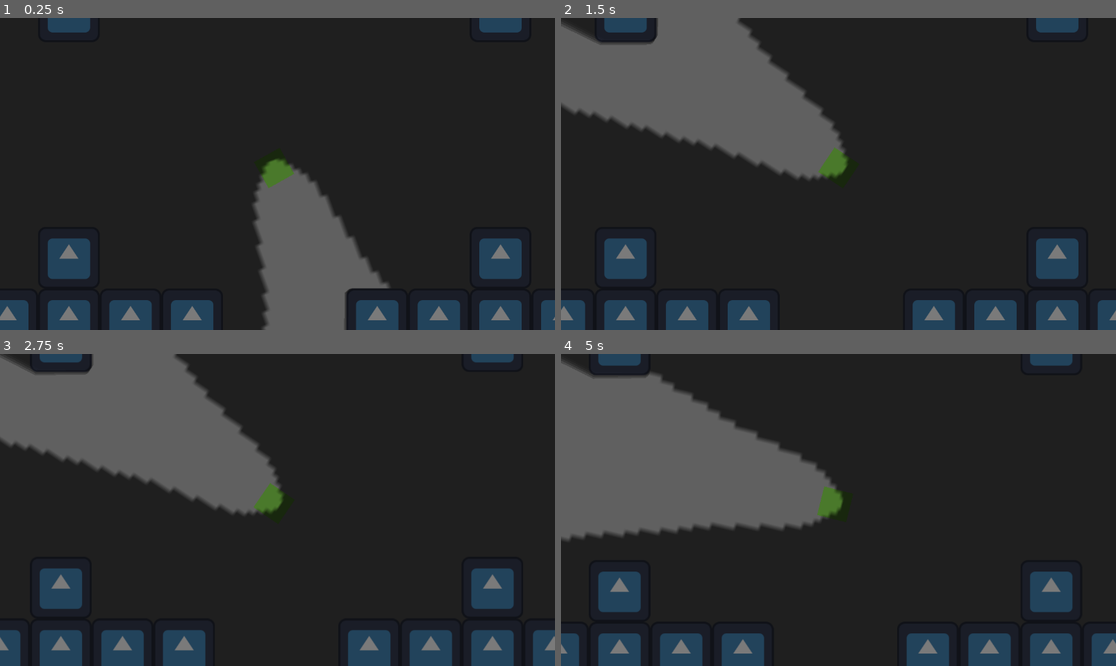
Above: before the commit, frames 1-4 (two rows, left to right).
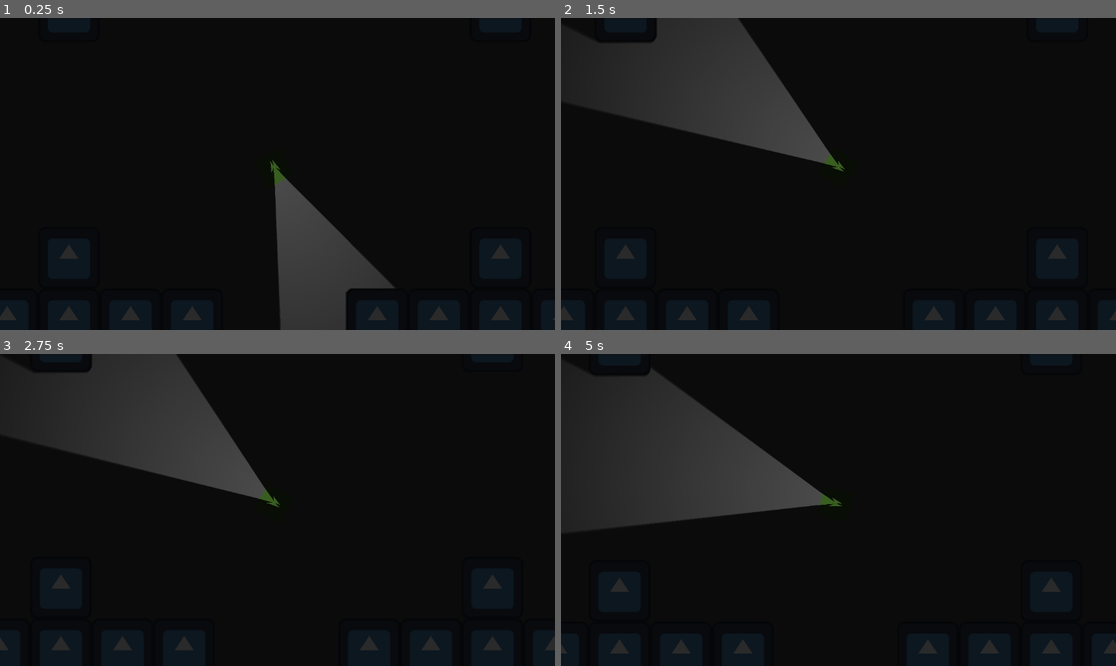
Above: after the commit, the same moments.

Repository: delaitaris/top-down-movement-game
Game: Godot game, scene res://scenes/game.tscn
Two runs of this game, one before a commit and one after it. Both use one fixed random seed, a clock stepped at 60 frames per second and the inputs below. The engine's default icon, where the game draws it, is replaced by a stand-in: a white triangle on a blue panel in a dark square.
Inputs (mouse positions are in pixels of both pictures, inside the frame that each line leads up to):
- Up to frame 1 (0.25 s): no input
- Up to frame 2 (1.5 s): tap Enter at 0.5 s; move the mouse to (749, 105) at 0.52 s; tap A (a) at 0.6 s; click (749, 105) at 0.67 s; tap D (d) at 0.8, 1.35 s; move the mouse to (749, 105) at 1.27 s; click (749, 105) at 1.42 s
- Up to frame 3 (2.75 s): tap S (s) at 1.55, 2.1 s; move the mouse to (188, 444) at 2.02 s; click (188, 444) at 2.17 s; tap W (w) at 2.3 s
- Up to frame 4 (5 s): move the mouse to (749, 441) at 2.77 s; tap W (w) at 2.85 s; click (749, 441) at 2.92 s; tap A (a) at 3.05, 3.6 s; move the mouse to (1005, 556) at 3.52 s; click (1005, 556) at 3.67 s; tap D (d) at 3.8, 4.35 s; move the mouse to (672, 463) at 4.27 s; click (672, 463) at 4.42 s; tap S (s) at 4.55 s

The runs differ from the first frame. In frame 1, 23% of the frame differs, in the area x 0-100%, y 0-100%; in frame 2, 31%; in frame 3, 32%; in frame 4, 34%.

Commit message:
lighting is finished
i might come back to it later with stuff like NVG and a better light, but hey, it's good so far. now time to start on the arduous, hellish, backbreaking task of guns.

Diff:
--- a/scenes/character.tscn
+++ b/scenes/character.tscn
@@ -4,7 +4,6 @@
 [ext_resource type="Texture2D" uid="uid://dvk7n6vvo4tlf" path="res://sprites/movement game player sprites.png" id="2_dp8ca"]
 [ext_resource type="Script" uid="uid://b4l0iga6446an" path="res://scripts/animated_sprite_2d.gd" id="3_0lw5n"]
 [ext_resource type="Script" uid="uid://cuyaapx2vxu13" path="res://scripts/camera_2d.gd" id="3_px5sl"]
-[ext_resource type="Texture2D" uid="uid://cggephp5thlko" path="res://sprites/better flashlight.png" id="5_dp8ca"]
 
 [sub_resource type="AtlasTexture" id="AtlasTexture_0lw5n"]
 atlas = ExtResource("2_dp8ca")
@@ -47,6 +46,18 @@
 
 [sub_resource type="CircleShape2D" id="CircleShape2D_e2o6t"]
 radius = 30.565504
+
+[sub_resource type="Gradient" id="Gradient_my7n2"]
+colors = PackedColorArray(1, 1, 1, 1, 0, 0, 0, 1)
+
+[sub_resource type="GradientTexture2D" id="GradientTexture2D_dp8ca"]
+gradient = SubResource("Gradient_my7n2")
+fill = 1
+fill_from = Vector2(0.50438595, 0.50438595)
+fill_to = Vector2(0.80701756, 0.17105263)
+
+[sub_resource type="OccluderPolygon2D" id="OccluderPolygon2D_dp8ca"]
+polygon = PackedVector2Array(-18, -2, -18, 1, 38.000015, 19.999985, 38.000015, 15.999985, -4, 0, 38, -14, 38, -16.000008)
 
 [node name="Character" type="CharacterBody2D" unique_id=323876973]
 script = ExtResource("1_wa5vi")
@@ -91,6 +102,17 @@
 [node name="North" type="CollisionPolygon2D" parent="North" unique_id=1433856535]
 polygon = PackedVector2Array(-633, -323, 184, 127, 1013, -323)
 
+[node name="PointLight2D" type="PointLight2D" parent="." unique_id=180403817]
+position = Vector2(183, 125)
+scale = Vector2(31.016, 25.14)
+range_item_cull_mask = 3
+shadow_enabled = true
+shadow_filter = 1
+shadow_filter_smooth = 0.1
+shadow_item_cull_mask = 3
+texture = SubResource("GradientTexture2D_dp8ca")
+height = 1024.0
+
 [node name="CPUParticles2D" type="CPUParticles2D" parent="." unique_id=1422360855]
 texture_filter = 1
 position = Vector2(183, 122)
@@ -105,17 +127,10 @@
 initial_velocity_min = 40.0
 initial_velocity_max = 80.0
 
-[node name="PointLight2D" type="PointLight2D" parent="." unique_id=180403817]
-texture_filter = 1
-position = Vector2(184.20422, 124.00006)
-scale = Vector2(7.102112, 11.441176)
-range_item_cull_mask = 3
-shadow_enabled = true
-shadow_filter = 1
-shadow_filter_smooth = 0.1
-shadow_item_cull_mask = 3
-texture = ExtResource("5_dp8ca")
-offset = Vector2(140, 0)
+[node name="LightOccluder2D" type="LightOccluder2D" parent="." unique_id=870300071]
+position = Vector2(183, 125)
+rotation = 6.2831855
+occluder = SubResource("OccluderPolygon2D_dp8ca")
 
 [connection signal="mouse_entered" from="West" to="." method="_on_west_mouse_entered"]
 [connection signal="mouse_exited" from="West" to="." method="_on_west_mouse_exited"]
--- a/scenes/game.tscn
+++ b/scenes/game.tscn
@@ -50,7 +50,7 @@
 tile_set = SubResource("TileSet_lnu2h")
 
 [node name="CanvasModulate" type="CanvasModulate" parent="." unique_id=900697396]
-color = Color(0.47788018, 0.47788012, 0.47788012, 1)
+color = Color(0.16565639, 0.16565642, 0.16565636, 1)
 
 [node name="WallsGround" type="TileMapLayer" parent="." unique_id=229203416]
 light_mask = 2
--- a/scripts/character.gd
+++ b/scripts/character.gd
@@ -2,6 +2,7 @@
 @onready var particles: CPUParticles2D = $CPUParticles2D
 @onready var sprite: AnimatedSprite2D = $AnimatedSprite2D
 @onready var light: PointLight2D = $PointLight2D
+@onready var light2: LightOccluder2D = $LightOccluder2D
 @export_range(0.0, 180.0) var cone_angle_degrees := 60.0
 
 enum Stance {STANDING, CROUCHING, CRAWLING}
@@ -16,6 +17,7 @@
 func _process(_delta: float) -> void:
 	var mouse_pos = get_global_mouse_position()
 	light.look_at(mouse_pos)
+	light2.look_at(mouse_pos)
 	sprite.look_at(mouse_pos)
 	if current_stance == Stance.STANDING:
 		print("yes")
